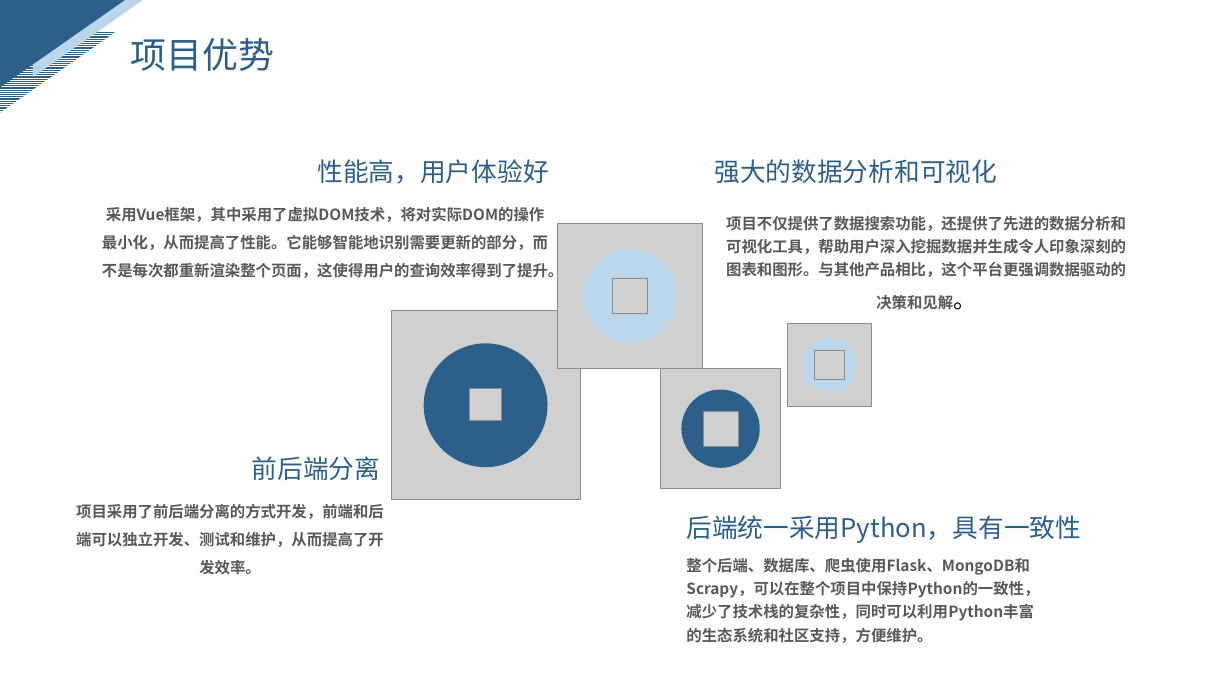
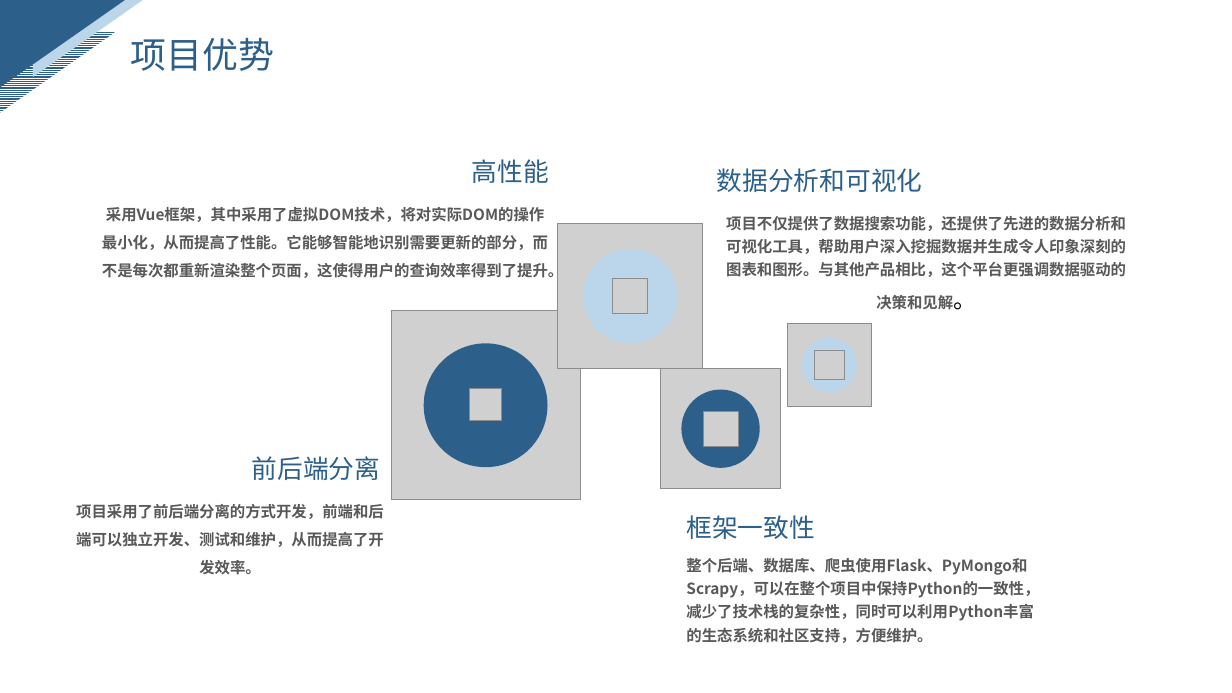
Before and after one commit to ZhangYHe/BIT-2023-ZYGC, a slide deck: slide 6 of doc/问题陈述.pptx. Drawn at 1232x693 pixels with LibreOffice and Linux fonts; fonts in the diff are those of the drawing; grey boxes stand for pictures. Boxes give left, top, right and bottom in pixels: in the first picture for what was removed or moved away, otherwise in the second. Text is boxed around its words. In the diff, an @@ line names an element or a change of style, - is before the commit and + after.

```diff
--- a/doc/问题陈述.pptx
+++ b/doc/问题陈述.pptx
@@ text at box(472, 159, 549, 183): text changed @@
-性能高，用户体验好
+高性能
@@ text at box(717, 168, 923, 192): text changed @@
-强大的数据分析和可视化
+数据分析和可视化
@@ text at box(686, 515, 814, 539): text changed @@
-后端统一采用Python，具有一致性
+框架一致性
@@ text at box(686, 558, 1039, 643): text changed @@
-整个后端、数据库、爬虫使用Flask、MongoDB和Scrapy，可以在整个项目中保持Python的一致性，减少了技术栈的复杂性，同时可以利用Python丰富的生态系统和社区支持，方便维护。
+整个后端、数据库、爬虫使用Flask、PyMongo和Scrapy，可以在整个项目中保持Python的一致性，减少了技术栈的复杂性，同时可以利用Python丰富的生态系统和社区支持，方便维护。
```
Also in this commit, not shown: 7 other slides changed, 1 other file.
